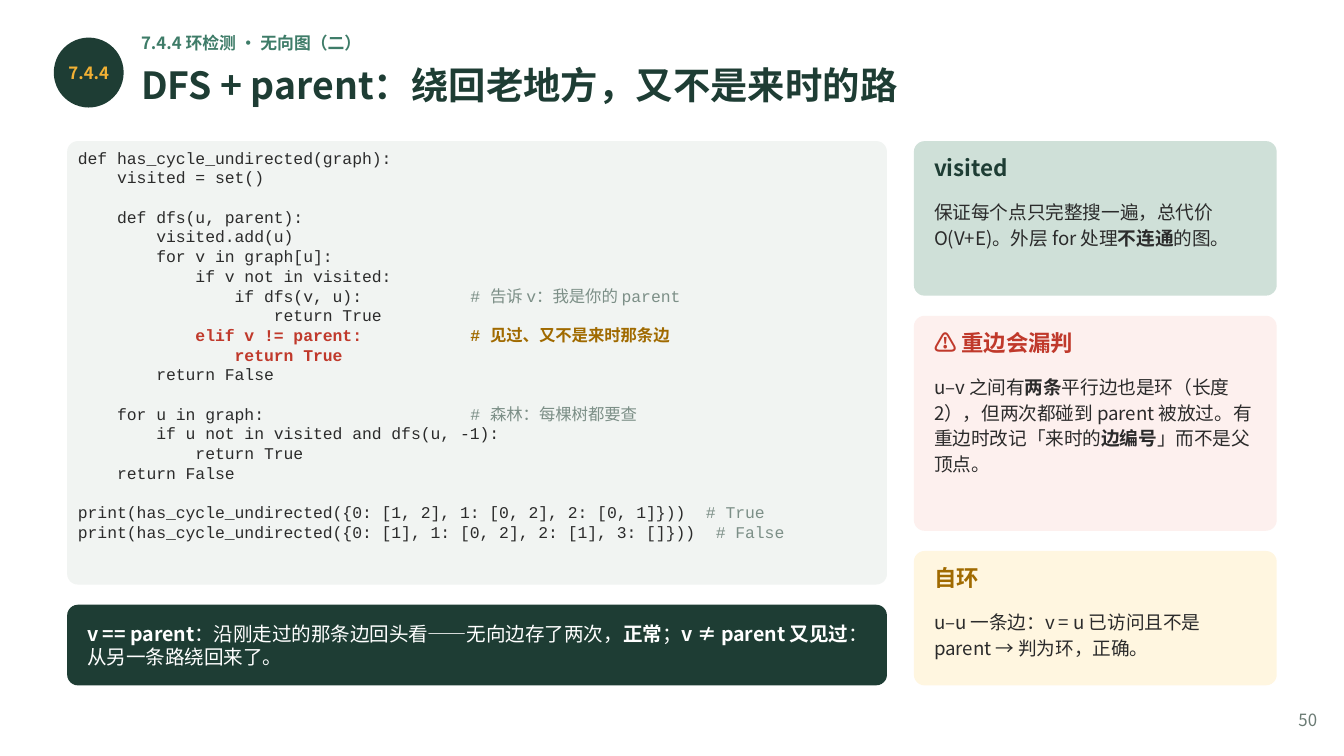
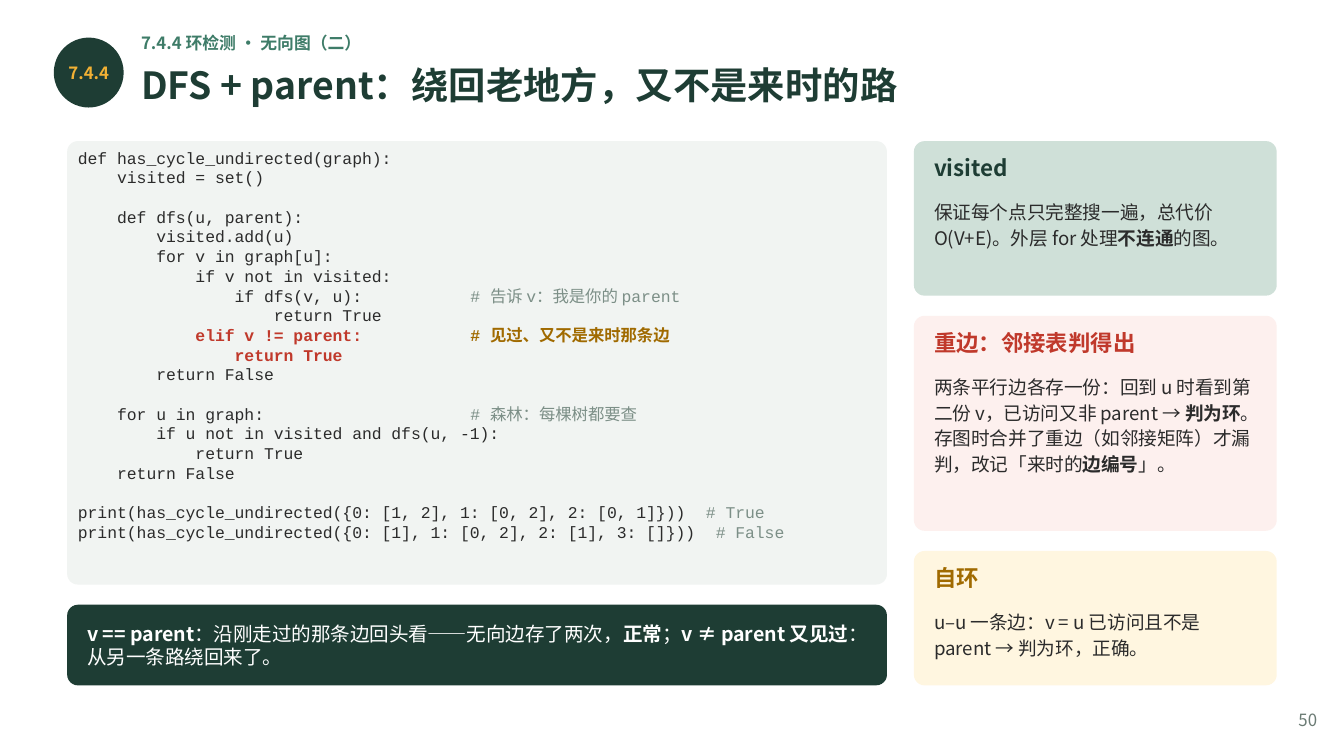
Before and after one commit to GMyhf/2026fall-cs201, a slide deck: slide 50 of courseware/202610_DSA_07_Graph.pptx. Drawn at 1344x756 pixels with LibreOffice and Linux fonts; fonts in the diff are those of the drawing. Boxes give left, top, right and bottom in pixels: in the first picture for what was removed or moved away, otherwise in the second. Text is boxed around its words. In the diff, an @@ line names an element or a change of style, - is before the commit and + after.

```diff
--- a/courseware/202610_DSA_07_Graph.pptx
+++ b/courseware/202610_DSA_07_Graph.pptx
@@ text at (934,332,1135,353): text changed @@
-⚠ 重边会漏判
+重边：邻接表判得出
@@ text at (934,378,1259,473): text changed @@
-u–v 之间有两条平行边也是环（长度 2），但两次都碰到 parent 被放过。有重边时改记「来时的边编号」而不是父顶点。
+两条平行边各存一份：回到 u 时看到第二份 v，已访问又非 parent → 判为环。存图时合并了重边（如邻接矩阵）才漏判，改记「来时的边编号」。
```
Also in this commit, not shown: 1 other slide changed, 1 other file.
